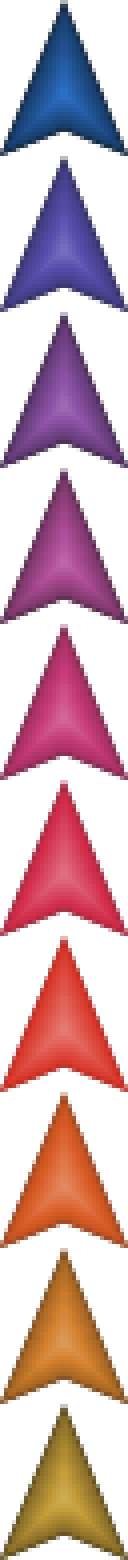
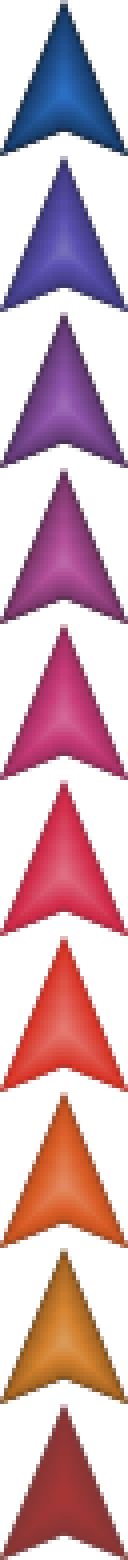
Layers edited between the first and the second 128 x 1560 image:
"Стрелочка на мини-карте": opacity 100% → 80%, painted on it over [0, 1404, 128, 1560]
